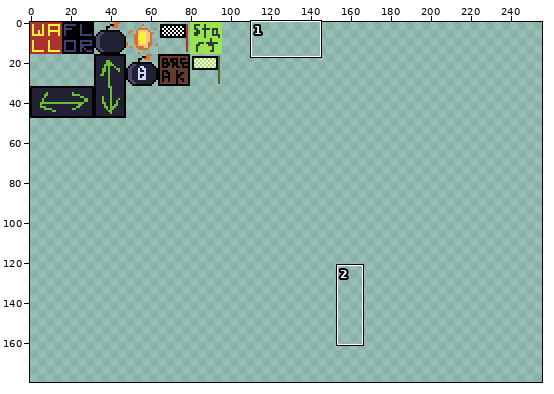
File history of a pixel-art file, Assets/Tilemaps/Level/levelsheet_01.aseprite. Above, an overview of the earlier version with the close-up marked.
Close-up. Before:
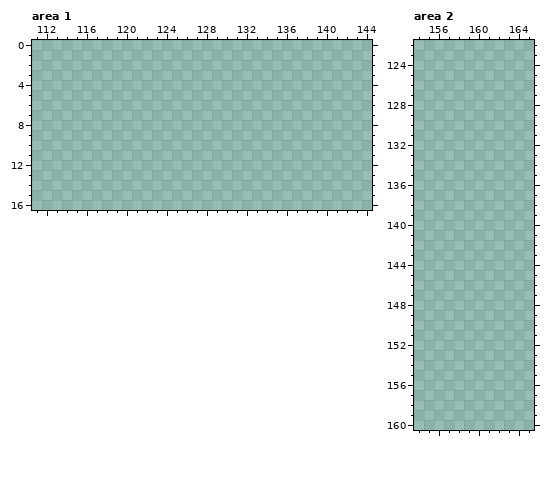
256x256 pixels, 1 frame. Colours within 5 levels of each other are drawn and written as one. Shown: area 1: x 111..144, y 0..16; area 2: x 154..165, y 122..160. The wide view leaves out empty margins. The commit also changed other parts of the picture, which this record leaves out.
New version:
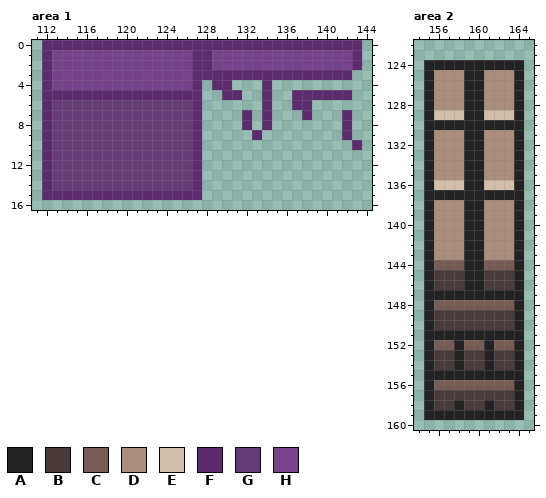
Palette (. is transparent): A #222222  B #483b3a  C #775c55  D #aa8d7a  E #d3bfa9  F #5b2b6e  G #663c77  H #76428a
Edits made:
Area 1:
The author put colour F in row 0 at x 112 to 143; in rows 1 to 2 at x 112, 127 to 128 and 143; in row 3 at x 112 and 127 to 142; in row 4 at x 112, 127, 129 to 130 and 134; in row 5 at x 112 to 127, 130 to 131, 134 and 137 to 142; in row 6 at x 112, 127, 134 and 137 to 138.
The author put colour F in row 7 at x 112, 127, 132, 134, 138 and 142; in row 8 at x 112, 127, 132, 134 and 142; in row 9 at x 112, 127, 133 and 142; in row 10 at x 112, 127 and 143; in rows 11 to 14 at x 112 and 127; in row 15 at x 112 to 127.
The author put colour G in rows 6 to 14 at x 113 to 126.
The author put colour H in rows 1 to 2 at x 113 to 126 and 129 to 142; in rows 3 to 4 at x 113 to 126.
Area 2:
The author put colour A in row 124 at x 155 to 164; in rows 125 to 129 at x 155, 159 to 160 and 164; in row 130 at x 155 to 164; in rows 131 to 136 at x 155, 159 to 160 and 164; in row 137 at x 155 to 164; in rows 138 to 146 at x 155, 159 to 160 and 164.
The author put colour A in row 147 at x 155 to 164; in rows 148 to 150 at x 155 and 164; in row 151 at x 155 to 164; in rows 152 to 154 at x 155, 158, 161 and 164; in row 155 at x 155 to 164; in rows 156 to 157 at x 155 and 164.
The author put colour A in row 158 at x 155, 158, 161 and 164; in row 159 at x 155 to 164.
The author put colour B in rows 145 to 146 at x 156 to 158 and 161 to 163; in rows 149 to 150 at x 156 to 163; in rows 153 to 154 at x 156 to 157, 159 to 160 and 162 to 163; in row 157 at x 156 to 163; in row 158 at x 156 to 157, 159 to 160 and 162 to 163.
The author put colour C in row 144 at x 156 to 158 and 161 to 163; in row 148 at x 156 to 163; in row 152 at x 156 to 157, 159 to 160 and 162 to 163; in row 156 at x 156 to 163.
The author put colour D in rows 125 to 128 at x 156 to 158 and 161 to 163; in rows 131 to 135 at x 156 to 158 and 161 to 163; in rows 138 to 143 at x 156 to 158 and 161 to 163.
The author put colour E in row 129 at x 156 to 158 and 161 to 163; in row 136 at x 156 to 158 and 161 to 163.
Changed places in both close-ups, as pixel boxes (x1, y1, x2, y2):
added: (42, 40, 362, 200)
added: (424, 60, 524, 420)
